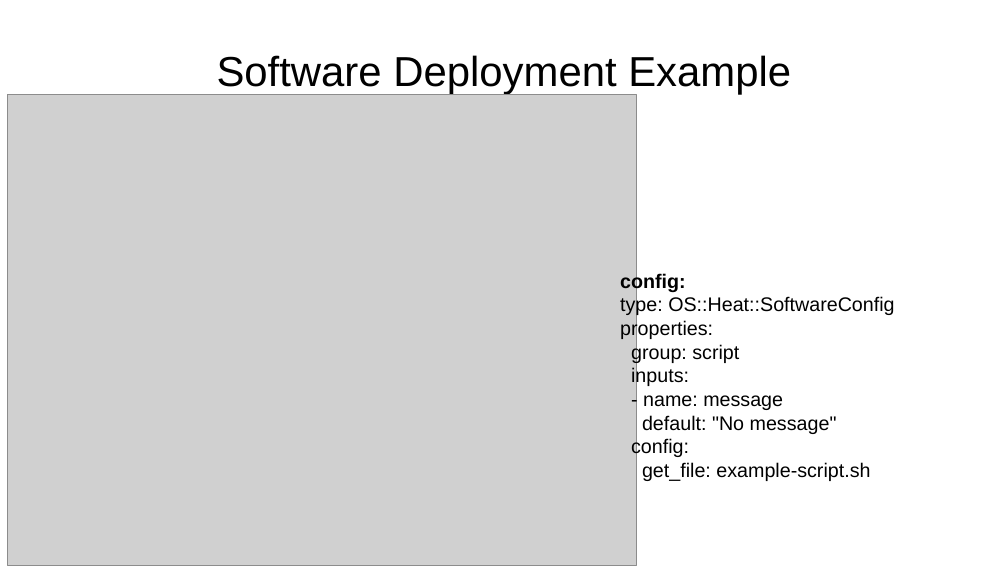
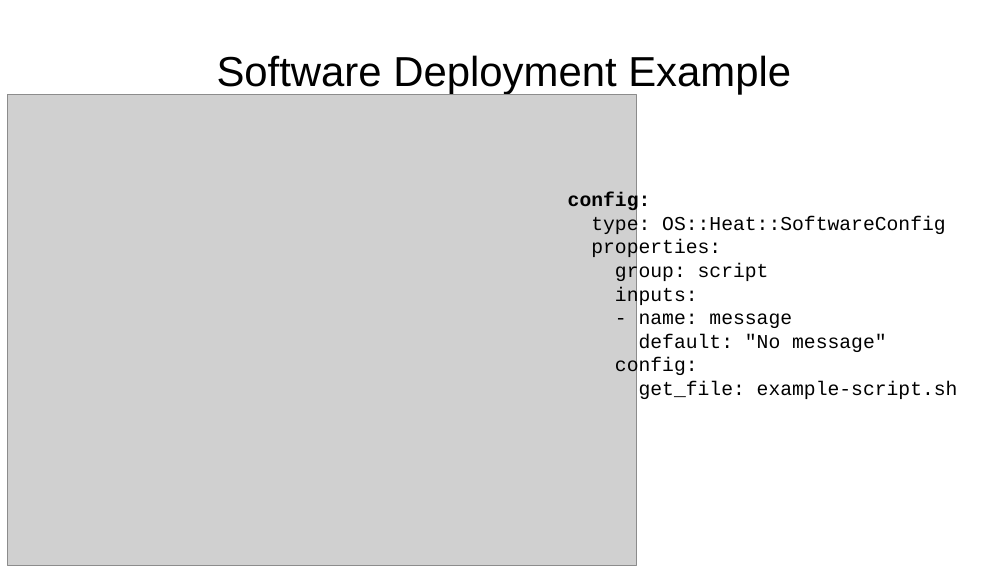
Before and after one commit to zaneb/presentations, a slide deck: slide 13 of Heat_Beyond_Basics.odp. Drawn at 1008x567 pixels with LibreOffice and Linux fonts; fonts in the diff are those of the drawing; grey boxes stand for pictures; background and template pictures are left out. Boxes give left, top, right and bottom in pixels: in the first picture for what was removed or moved away, otherwise in the second. Text is boxed around its words. In the diff, an @@ line names an element or a change of style, - is before the commit and + after.

Commit message:
Fix up fonts and switch Steves

```diff
--- a/Heat_Beyond_Basics.odp
+++ b/Heat_Beyond_Basics.odp
@@ text "config:": place and size @@
-text "config:" at (620, 272, 894, 481)
+text "config:" at (568, 192, 958, 399)
@@ text "config:" at (568, 192, 958, 399): font Arial to Courier New @@
```
Also in this commit, not shown: 6 other slides changed.
